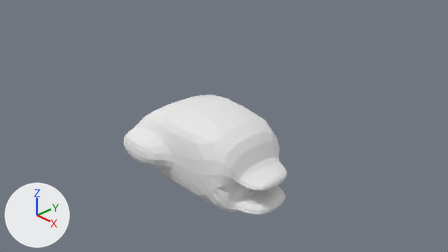
One commit to the Blender file bird.blend: the scene before it, then after it.
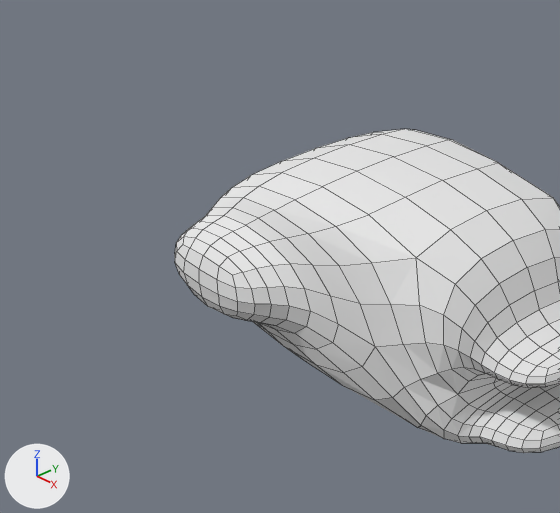
Each version appears first from the file's camera 'Camera', and next in a close-up on the part from 13% to 60% of the width and 18% to 94% of the height. Every picture has the same lights, and +X, +Y and +Z are marked at lower left. The close-ups show mesh edges as thin lines.
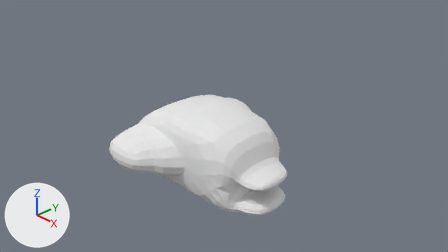
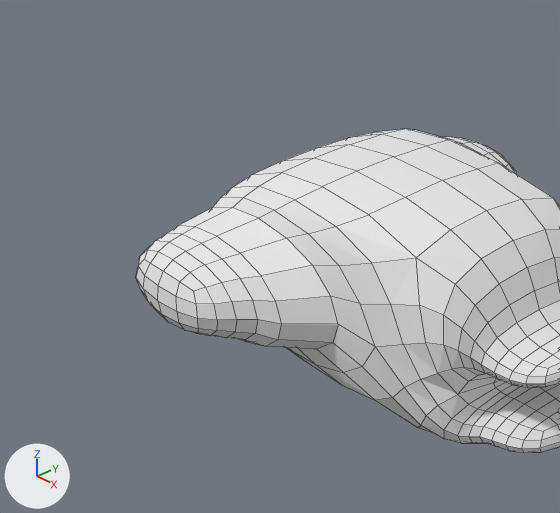
Where the change shows, as pixel boxes (x1, y1, x2, y2) in the close-ups (560 x 513 px; the box of a moved part takes in the faces that stretch with it):
'Cube', reshaped: before (175, 129, 560, 453); after (136, 129, 560, 453)
part 1 of me_cube, moved or reshaped: before (175, 207, 338, 349); after (136, 207, 338, 349)
part 2 of me_cube, moved or reshaped (not visible before): after (443, 137, 517, 174)

The change, as a diff of the scene's bpy script:
```diff
--- a/bird.blend.py
+++ b/bird.blend.py
@@ me_cube @@
 me_cube.from_pydata(...)  # 634 vertices, 632 faces; spans x -1.45..2.16, y -1.5..1.53, z -0.97..0.93
 # used by ob_cube; location = (0.0, 0.0, 0.0)
+# me_cube part 1: all 89 vertices in x -1.44..0.18, y -1.5..-1.08, z -0.44..0.44 are scaled about the mesh origin by (1, 1.26, 1)
+# me_cube part 2: all 89 vertices in x -1.44..0.18, y 1.09..1.53, z -0.44..0.44 are scaled about the mesh origin by (1, 1.26, 1)
 me_cube.materials.append(mat_material)
```
